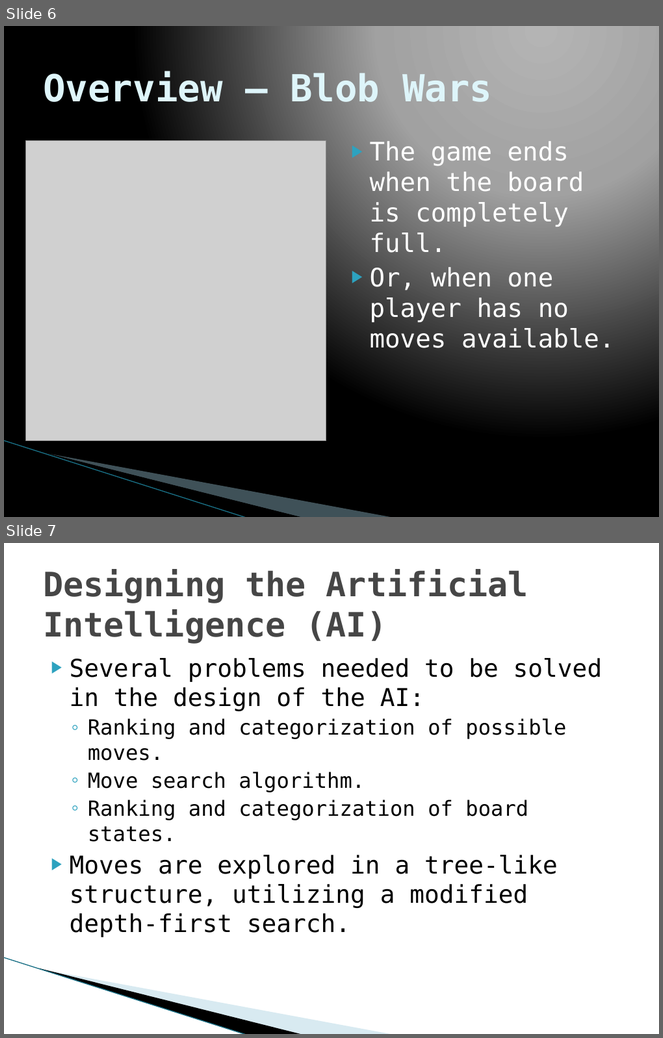
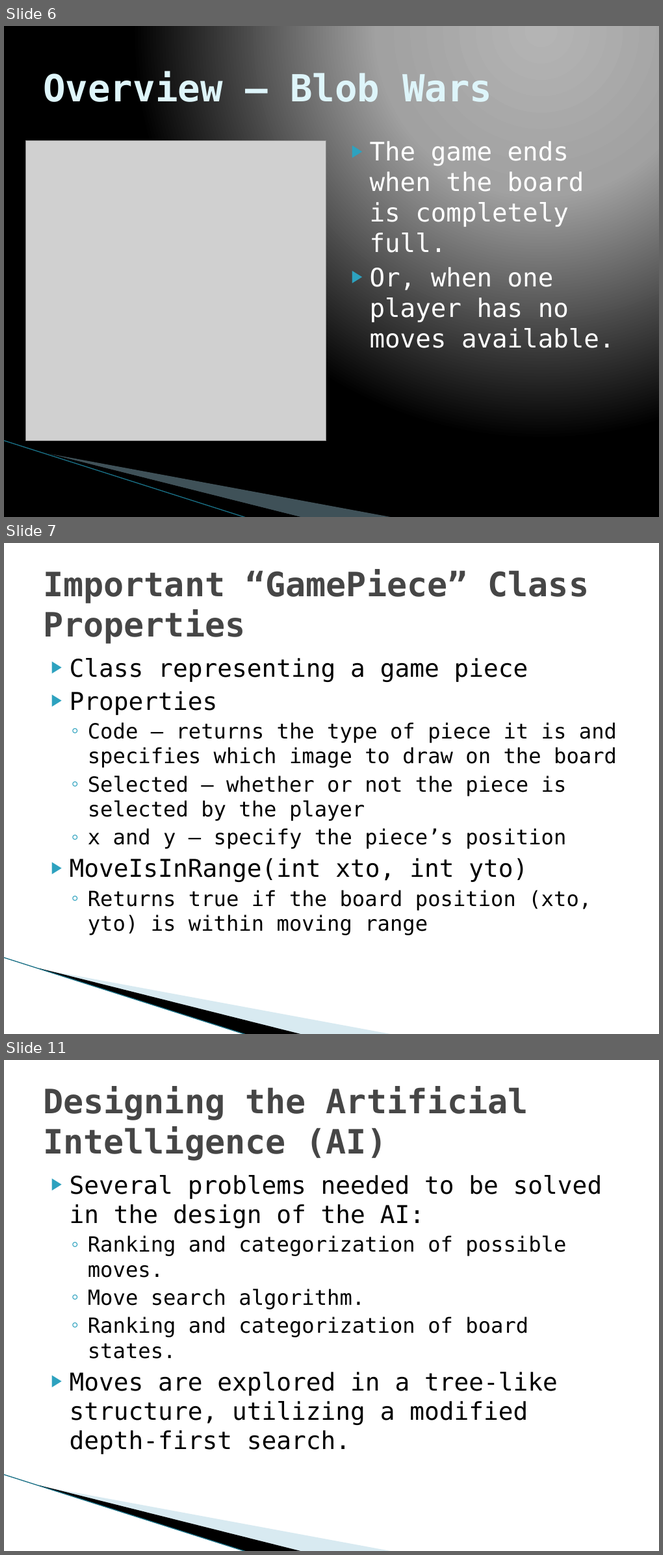
Before and after one commit to TadCordle/Senior-Project, a slide deck: Game Theory and Artificial Intelligence Design.pptx. Shown one above the other, each under a label of ours: slides 6 and 7 before the commit, slides 6, 7 and 11 after it; the slides between them are not shown. The pictures are 663x1038 and 663x1555 pixels, drawn with LibreOffice and Linux fonts; fonts in the diff are those of the drawing; grey boxes stand for pictures; background and template pictures are left out. Boxes give left, top, right and bottom in pixels: in the first picture for what was removed or moved away, otherwise in the second. Text is boxed around its words. In the diff, an @@ line names an element or a change of style, - is before the commit and + after.

```diff
--- a/Game Theory and Artificial Intelligence Design.pptx
+++ b/Game Theory and Artificial Intelligence Design.pptx
@@ slide 7 added at [4, 543, 659, 1034], background #FFFFFF; not listed: 3 template elements that a slide beside it also shows @@
@@ title added at [43, 570, 590, 644], 36.9 pt, text #464646, bold @@
+Important “GamePiece” Class Properties
@@ text added at [70, 658, 617, 936], 23 pt, text #000000 @@
+▶ Class representing a game piece
+▶ Properties
+  ◦ Code – returns the type of piece it is and specifies which image to draw on the board
+  ◦ Selected – whether or not the piece is selected by the player
+  ◦ x and y – specify the piece’s position
+▶ MoveIsInRange(int xto, int yto)
+  ◦ Returns true if the board position (xto, yto) is within moving range
@@ what was slide 7 is now slide 11 @@
```
Also in this commit, not shown: 2 slides changed, 4 other slides added.
